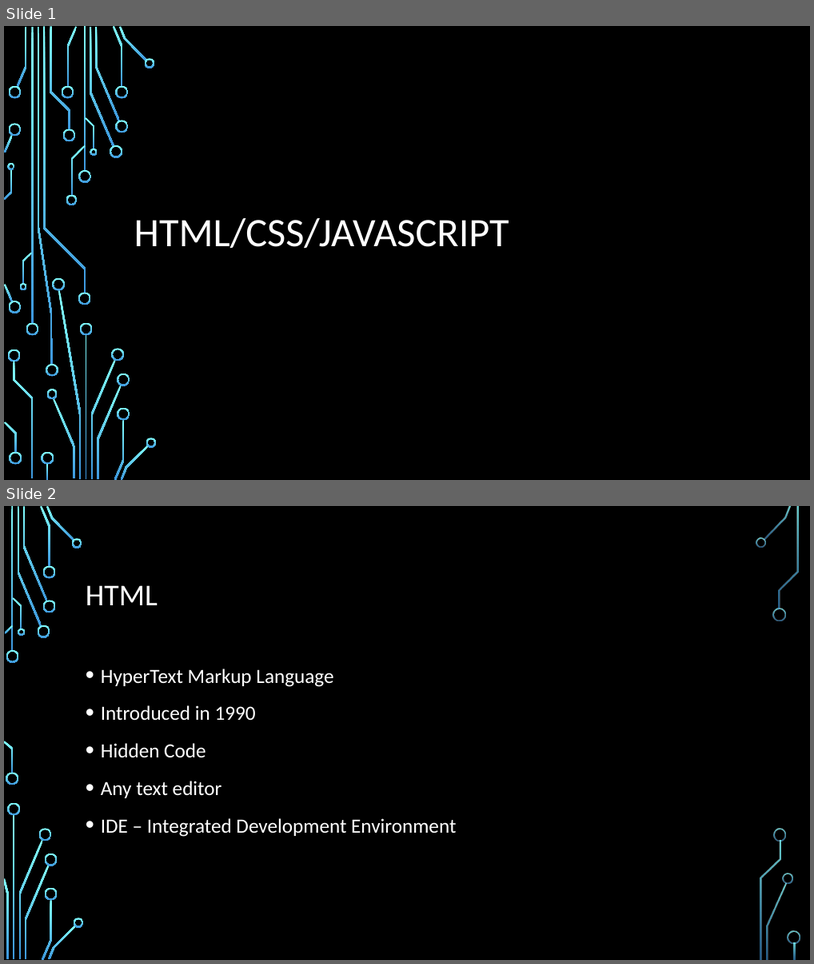
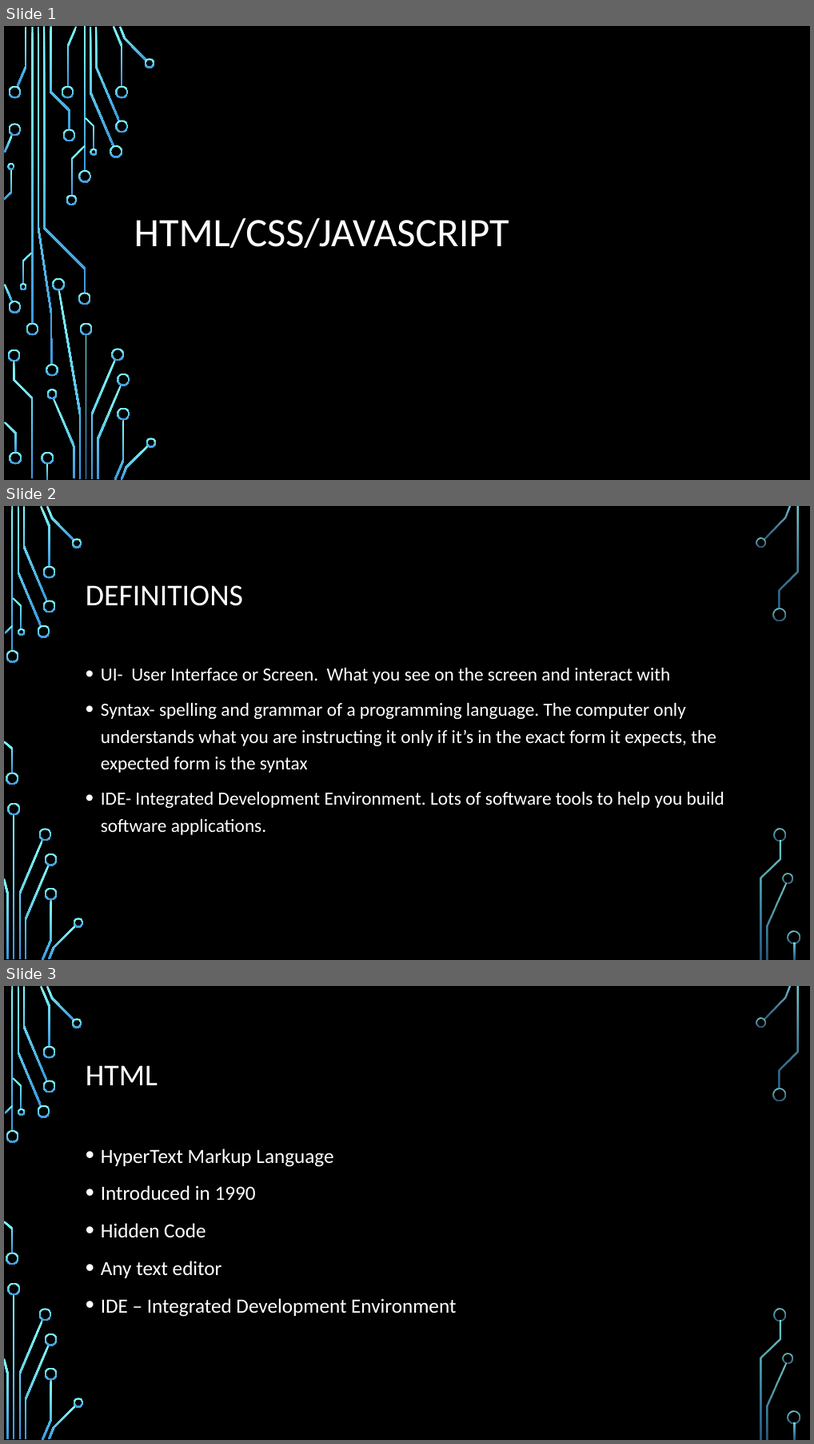
Before and after one commit to daviddcbud/TrainingApp, a slide deck: WebProgramming.pptx. Shown one above the other, each under a label of ours: slides 1 and 2 before the commit, slides 1, 2 and 3 after it. The pictures are 814x964 and 814x1444 pixels, drawn with LibreOffice and Linux fonts; fonts in the diff are those of the drawing; background and template pictures are left out. Boxes give left, top, right and bottom in pixels: in the first picture for what was removed or moved away, otherwise in the second. Text is boxed around its words. In the diff, an @@ line names an element or a change of style, - is before the commit and + after.

```diff
--- a/WebProgramming.pptx
+++ b/WebProgramming.pptx
@@ slide 2 added at <box>4,506,810,960</box>, background picture (left out); not listed: 36 template elements that a slide beside it also shows @@
@@ title added at <box>86,585,243,606</box>, 36 pt, text #FFFFFF @@
+DEFINITIONS
@@ text added at <box>101,667,725,835</box>, 22.2 pt, text #FFFFFF @@
+• UI- User Interface or Screen. What you see on the screen and interact with
+• Syntax- spelling and grammar of a programming language. The computer only understands what you are instructing it only if it’s in the exact form it expects, the expected form is the syntax
+• IDE- Integrated Development Environment. Lots of software tools to help you build software applications.
@@ what was slide 2 is now slide 3 @@
```
Also in this commit, not shown: 1 slide changed, 4 other files.
